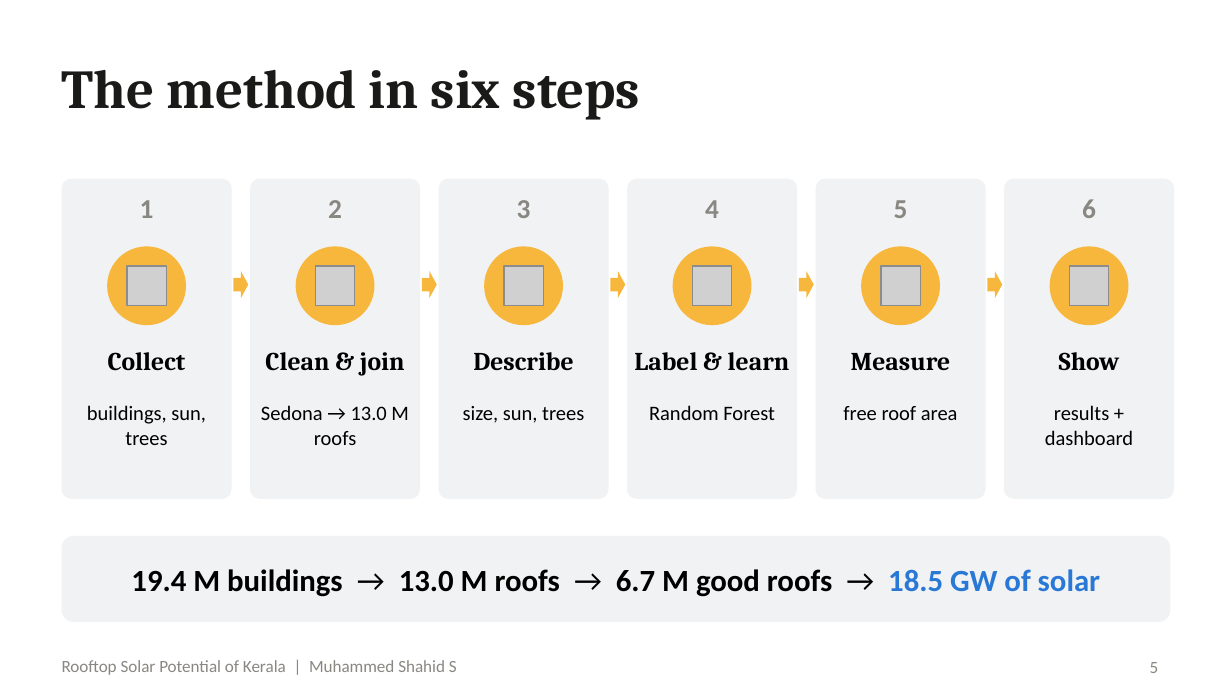
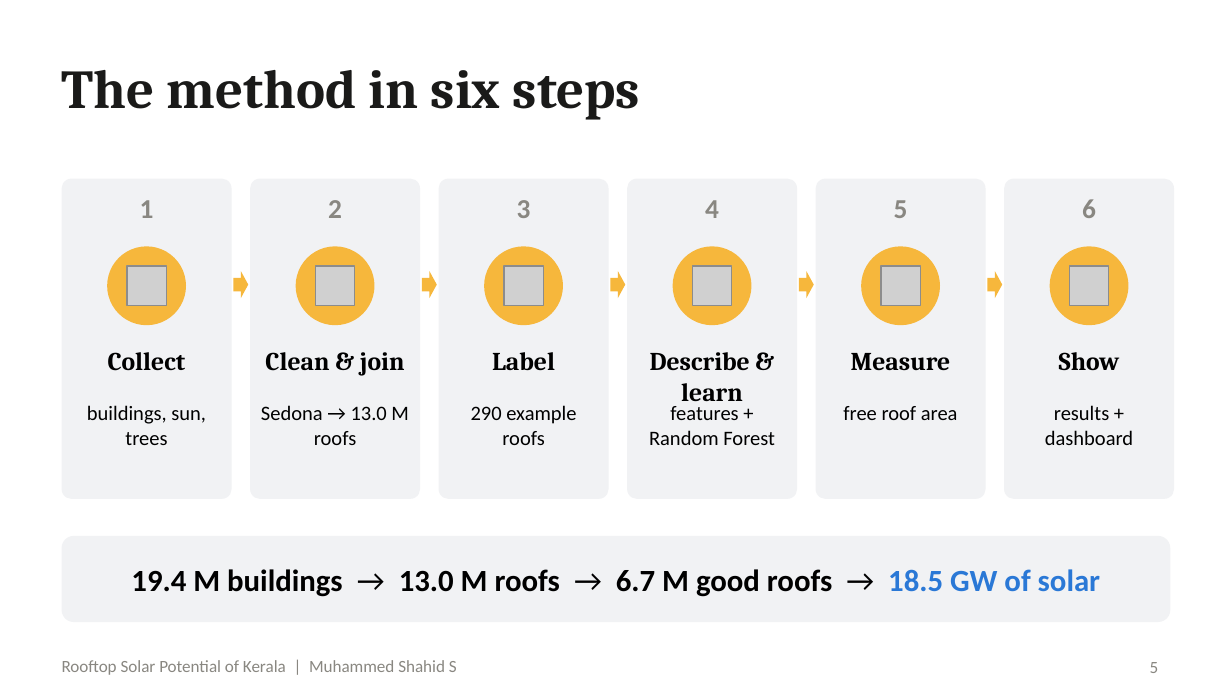
Before and after one commit to muhammedshahidsds25-collab/kerala-rooftop-solar, a slide deck: slide 5 of presentation/Rooftop_Solar_Kerala_Final_v3.pptx. Drawn at 1232x693 pixels with LibreOffice and Linux fonts; fonts in the diff are those of the drawing; grey boxes stand for pictures. Boxes give left, top, right and bottom in pixels: in the first picture for what was removed or moved away, otherwise in the second. Text is boxed around its words. In the diff, an @@ line names an element or a change of style, - is before the commit and + after.

```diff
--- a/presentation/Rooftop_Solar_Kerala_Final_v3.pptx
+++ b/presentation/Rooftop_Solar_Kerala_Final_v3.pptx
@@ text at [492, 352, 555, 371]: text changed @@
-Describe
+Label
@@ text at [650, 352, 750, 402]: text changed @@
-Label & learn
+Describe & learn
@@ text at [471, 405, 576, 445]: text changed @@
-size, sun, trees
+290 example roofs
@@ text at [649, 406, 775, 445]: text changed @@
-Random Forest
+features + Random Forest
```
Also in this commit, not shown: 4 other slides changed, 1 other file.
